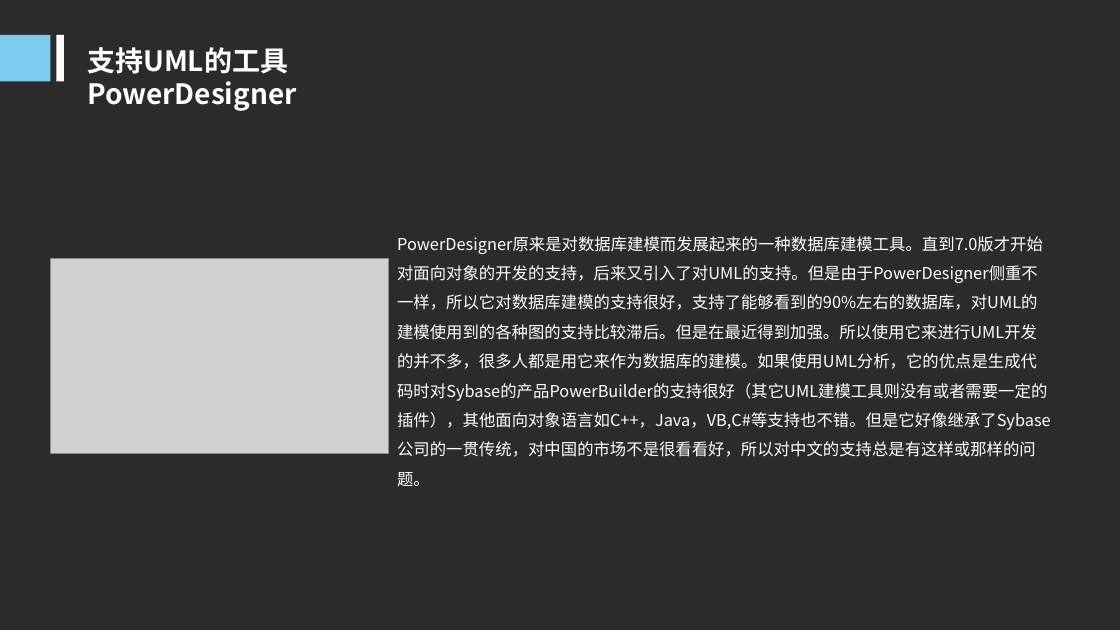
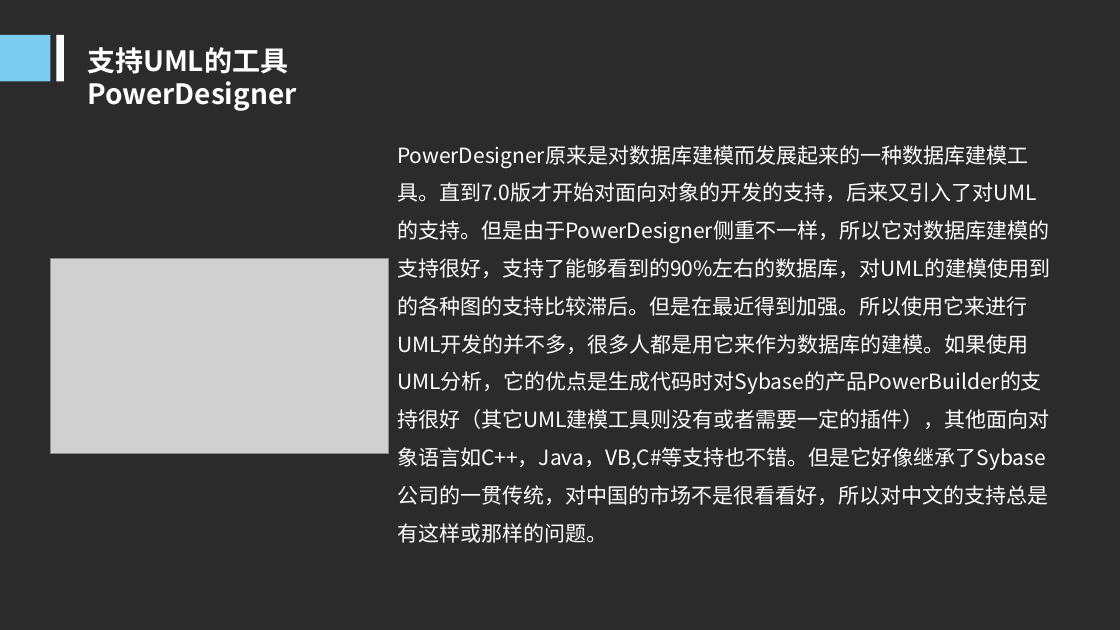
Before and after one commit to woncat/PRD2017, a slide deck: slide 25 of PRD-2017-G25-UML概述PPT V1.0.ppt (slide 24 before the commit). Drawn at 1120x630 pixels with LibreOffice and Linux fonts; fonts in the diff are those of the drawing; grey boxes stand for pictures; background and template pictures are left out; a plain dark background stands for a picture behind light text. Boxes give left, top, right and bottom in pixels: in the first picture for what was removed or moved away, otherwise in the second. Text is boxed around its words. In the diff, an @@ line names an element or a change of style, - is before the commit and + after.

```diff
--- a/PRD-2017-G25-UML概述PPT V1.0.ppt
+++ b/PRD-2017-G25-UML概述PPT V1.0.ppt
@@ text "PowerDesigner原来是对数据库建模而发展起来的一种数据库建模工具。直到7.0版才开始对面向对象的开发的支持，后 ..." moved from (x1=397, y1=236, x2=1051, y2=486) to (x1=397, y1=182, x2=1050, y2=543) @@
@@ text "PowerDesigner原来是对数据库建模而发展起来的一种数据库建模工具。直到7.0版才开始对面向对象的开发的支持，后 ..." at (x1=397, y1=182, x2=1050, y2=543): size 14 to 18 pt @@
```
Also in this commit, not shown: 11 other slides changed, 1 slide added.
